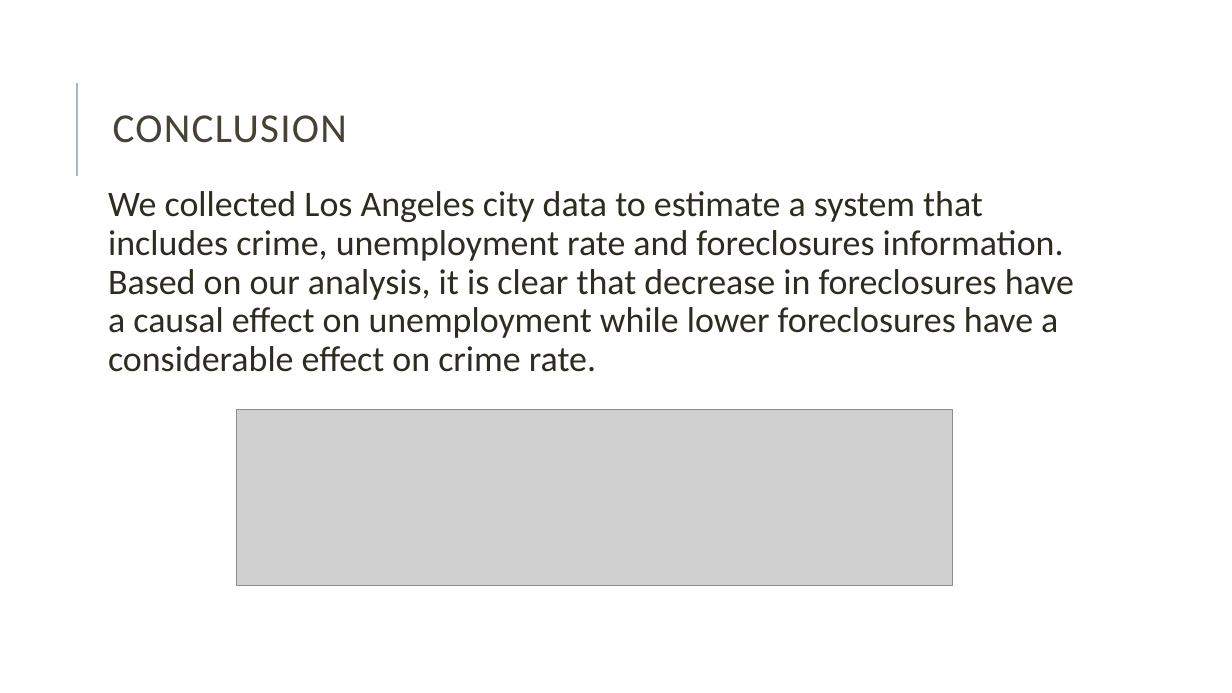
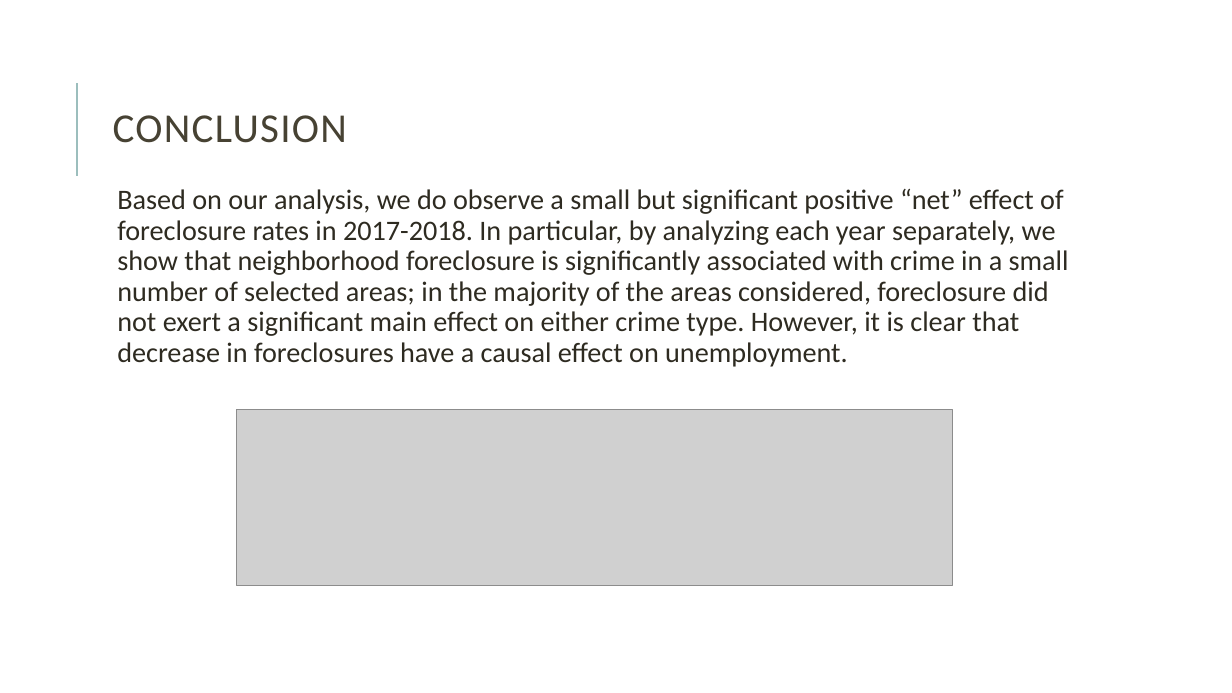
Before and after one commit to rks7255/RUTGProject1, a slide deck: slide 16 of Reena/Presentation Final Draft.pptx (slide 15 before the commit). Drawn at 1232x693 pixels with LibreOffice and Linux fonts; fonts in the diff are those of the drawing; grey boxes stand for pictures. Boxes give left, top, right and bottom in pixels: in the first picture for what was removed or moved away, otherwise in the second. Text is boxed around its words. In the diff, an @@ line names an element or a change of style, - is before the commit and + after.

```diff
--- a/Reena/Presentation Final Draft.pptx
+++ b/Reena/Presentation Final Draft.pptx
@@ text at [117,189,1069,367]: text changed; size 28 to 22 pt @@
-We collected Los Angeles city data to estimate a system that includes crime, unemployment rate and foreclosures information. Based on our analysis, it is clear that decrease in foreclosures have a causal effect on unemployment while lower foreclosures have a considerable effect on crime rate.
+  Based on our analysis, we do observe a small but significant positive “net” effect of foreclosure rates in 2017-2018. In particular, by analyzing each year separately, we show that neighborhood foreclosure is significantly associated with crime in a small number of selected areas; in the majority of the areas considered, foreclosure did not exert a significant main effect on either crime type. However, it is clear that decrease in foreclosures have a causal effect on unemployment.
```
Also in this commit, not shown: 1 other slide changed, 2 slides added, 1 slide removed.
